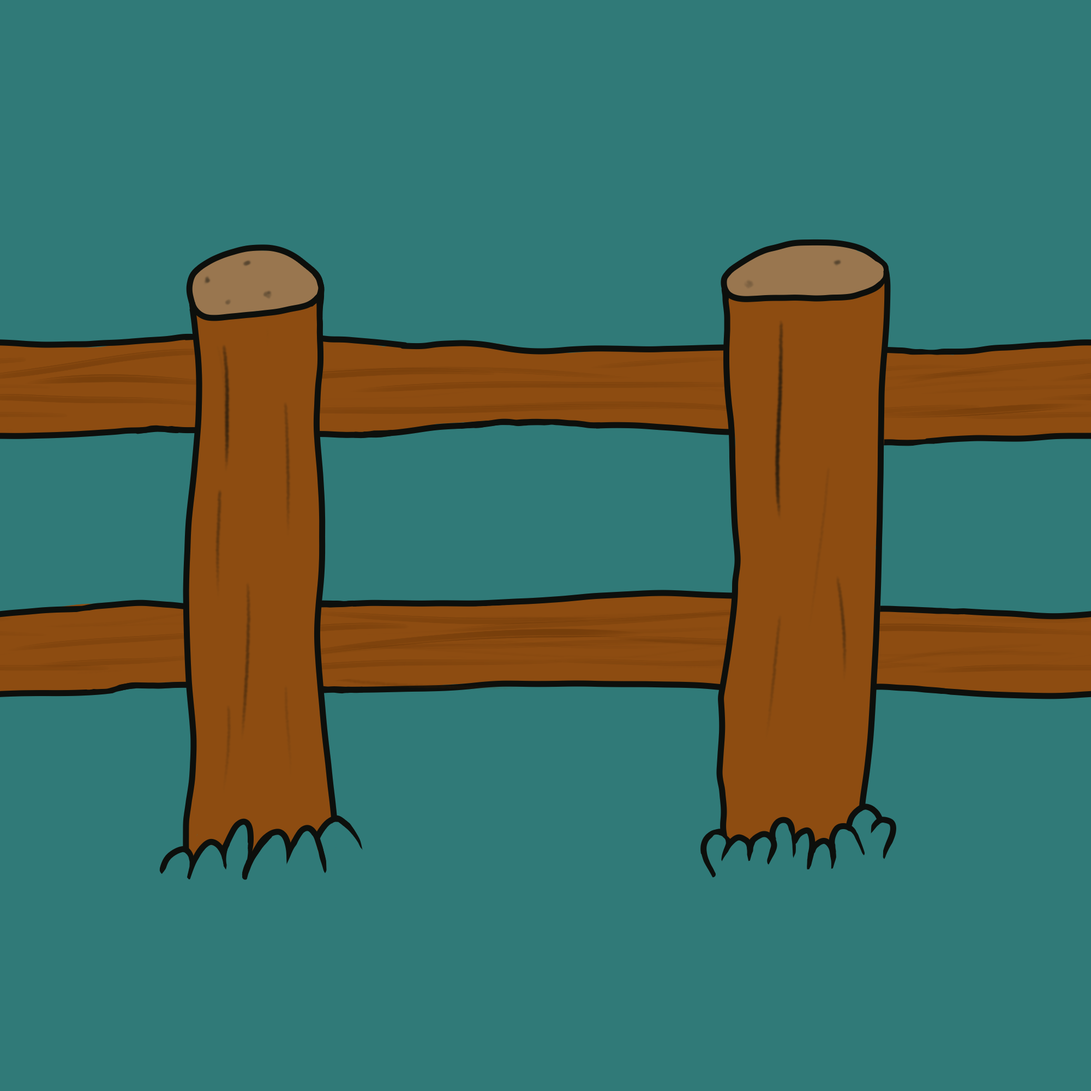
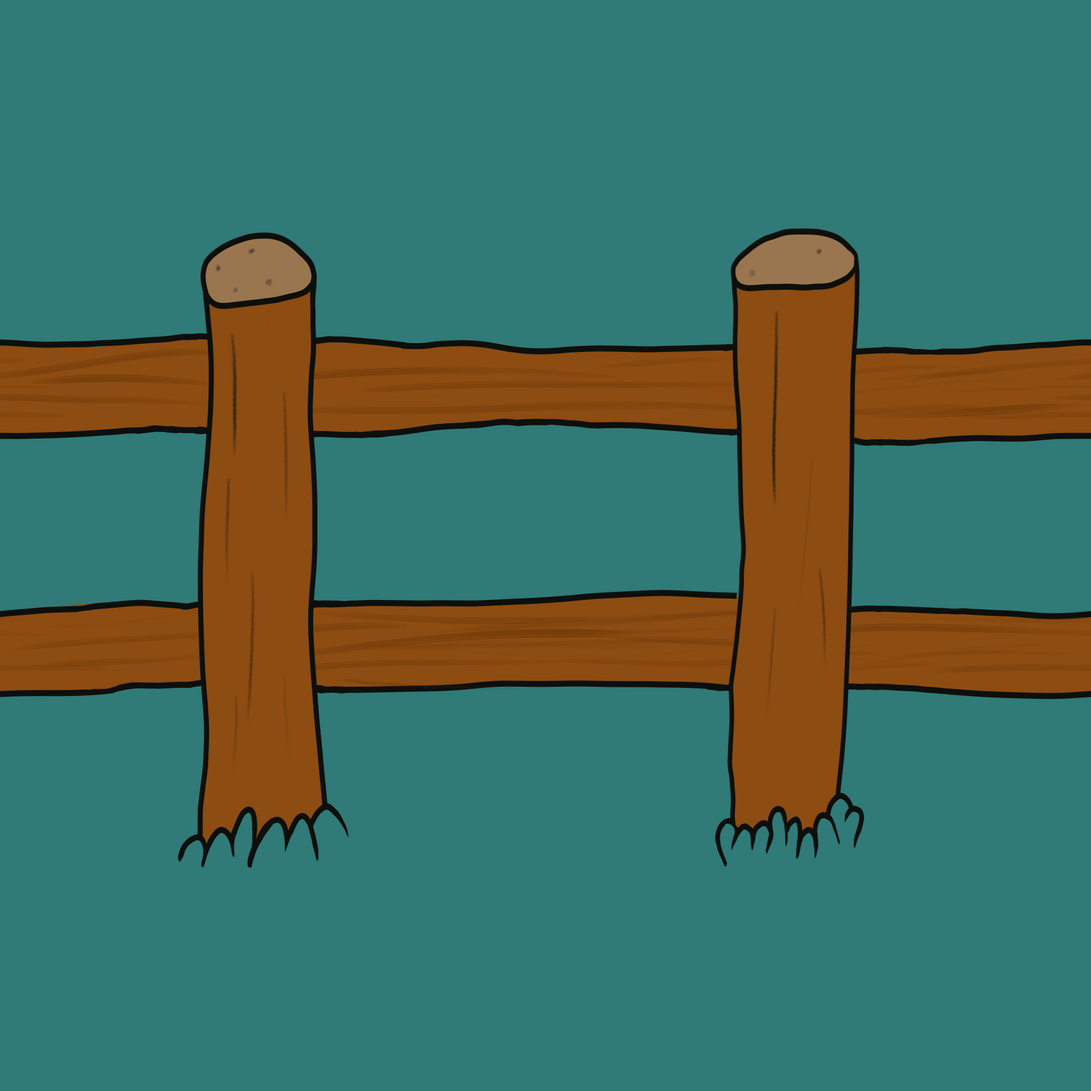
Revision of a layered 1091x1091 image; what changed, layer by layer:
added group "Pfost" with 3 layers above "Wood" over (159, 228, 897, 874)
moved "Pfost highlights" into group "Pfost", painted on it over (181, 244, 874, 839)
moved "Pfost contour" into group "Pfost", painted on it over (159, 228, 897, 881)
moved "Pfost fill" into group "Pfost", painted on it over (159, 228, 897, 881)
added group "Wood" with 3 layers above "Sketch" over (159, 228, 897, 881)
moved "Wood highlights" into group "Wood", painted on it over (181, 314, 891, 699)
moved "Wood contour" into group "Wood", painted on it over (181, 228, 897, 839)
moved "Wood fill" into group "Wood", painted on it over (159, 228, 897, 881)
painted on "Background" over (159, 228, 897, 881)
